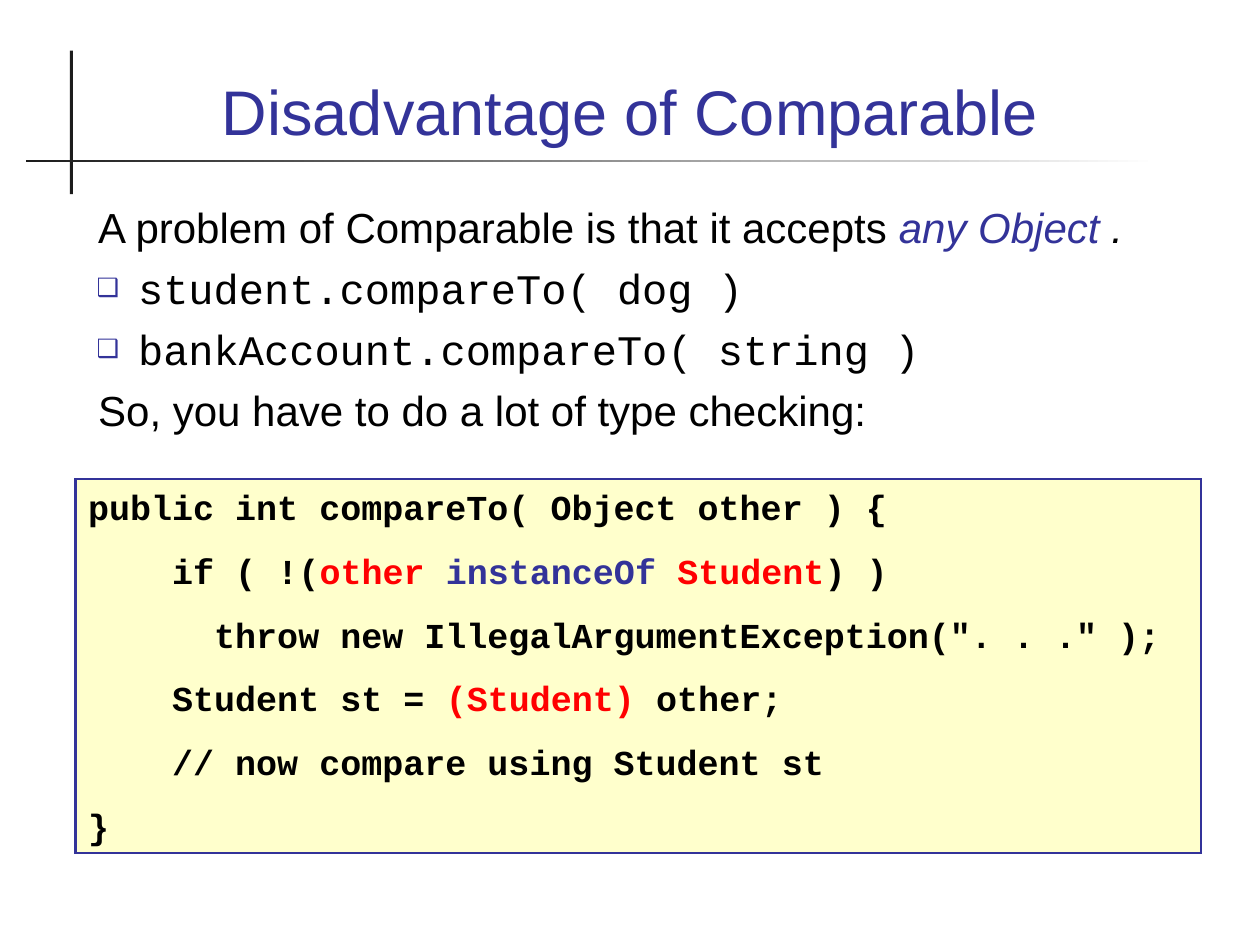
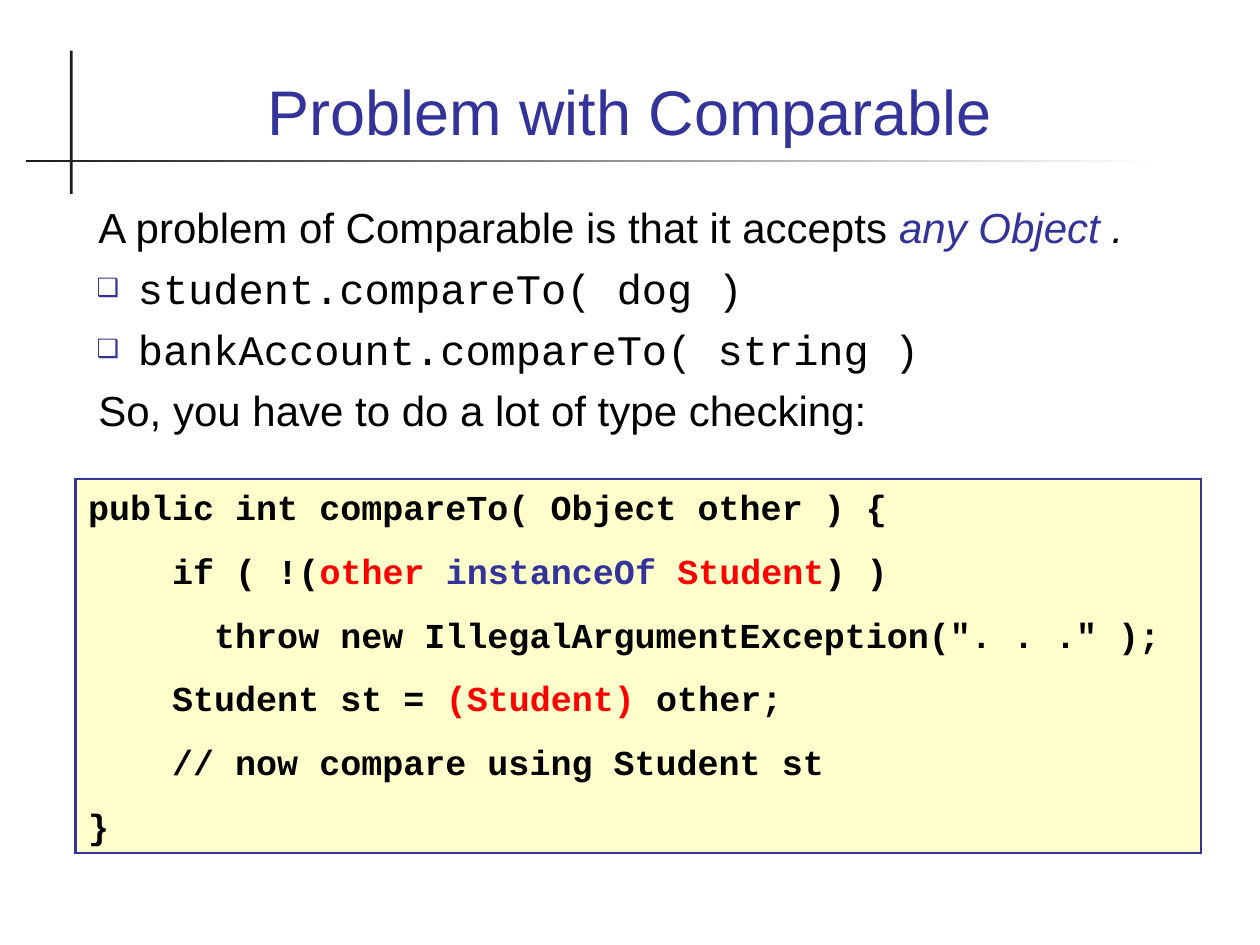
Before and after one commit to skeoop/skeoop.github.io, a slide deck: slide 17 of week2/2-Interfaces.ppt (slide 18 before the commit). Drawn at 1260x945 pixels with LibreOffice and Linux fonts; fonts in the diff are those of the drawing. Boxes give left, top, right and bottom in pixels: in the first picture for what was removed or moved away, otherwise in the second. Text is boxed around its words. In the diff, an @@ line names an element or a change of style, - is before the commit and + after.

```diff
--- a/week2/2-Interfaces.ppt
+++ b/week2/2-Interfaces.ppt
@@ title at bbox=[268, 89, 992, 147]: text changed @@
-Disadvantage of Comparable
+Problem with Comparable
```
Also in this commit, not shown: 30 other slides changed, 1 slide removed, 3 other files.
